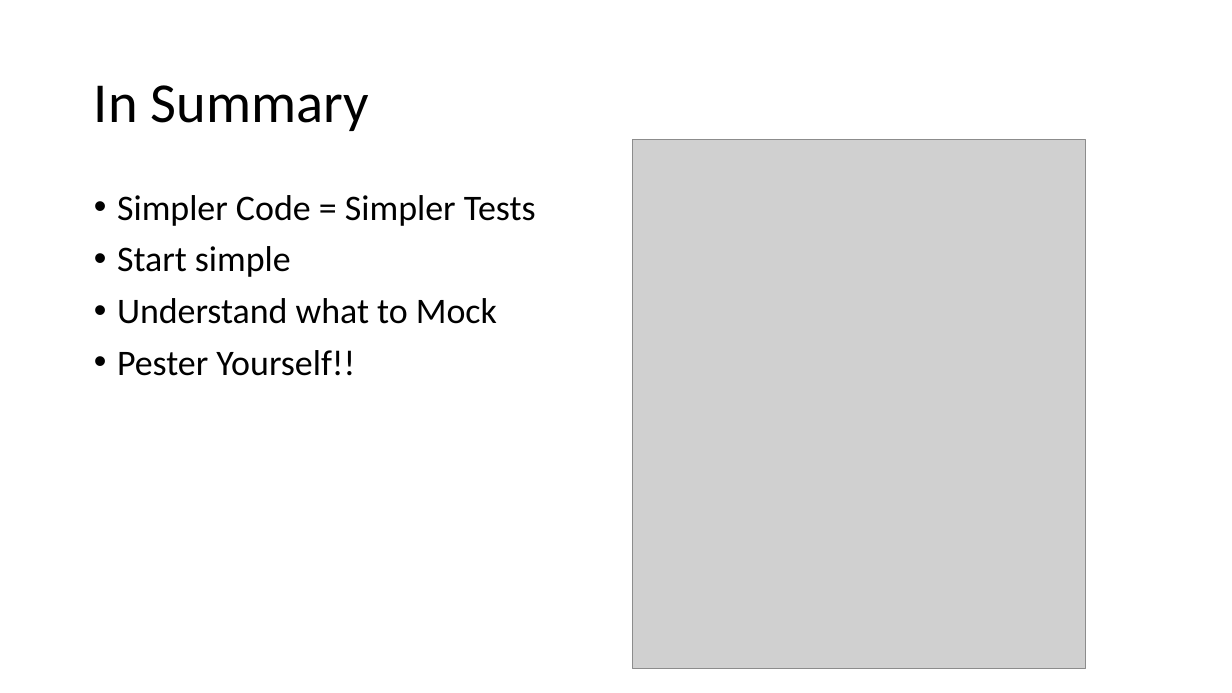
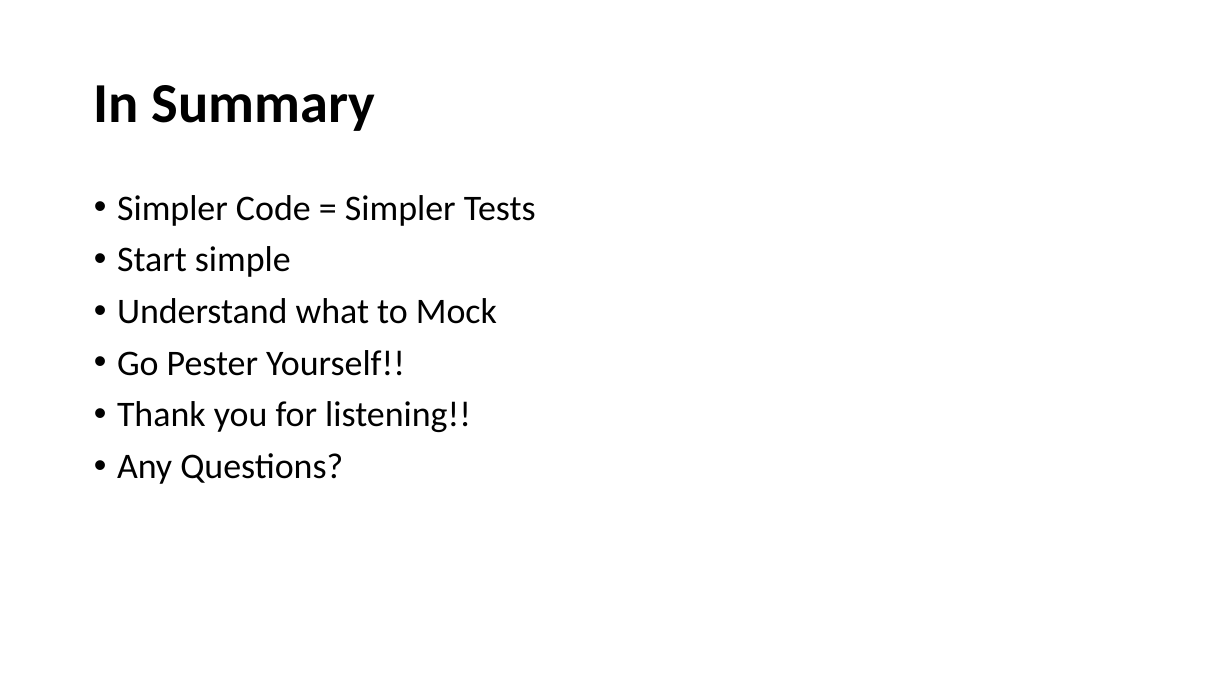
Before and after one commit to rockarruda/PesterSummitSession, a slide deck: slide 7 of Presentation/Summit-Pester.pptx. Drawn at 1232x693 pixels with LibreOffice and Linux fonts; fonts in the diff are those of the drawing; grey boxes stand for pictures; background and template pictures are left out. Boxes give left, top, right and bottom in pixels: in the first picture for what was removed or moved away, otherwise in the second. Text is boxed around its words. In the diff, an @@ line names an element or a change of style, - is before the commit and + after.

Commit message:
Updated Presentation, no copyright images

```diff
--- a/Presentation/Summit-Pester.pptx
+++ b/Presentation/Summit-Pester.pptx
@@ title "In Summary" at box(94, 85, 376, 131): bold on @@
@@ picture removed at box(633, 140, 1086, 669) @@
@@ text at box(117, 350, 471, 484): text changed @@
-• Pester Yourself!!
+• Go Pester Yourself!!
+• Thank you for listening!!
+• Any Questions?
```
Also in this commit, not shown: 5 other slides changed.
